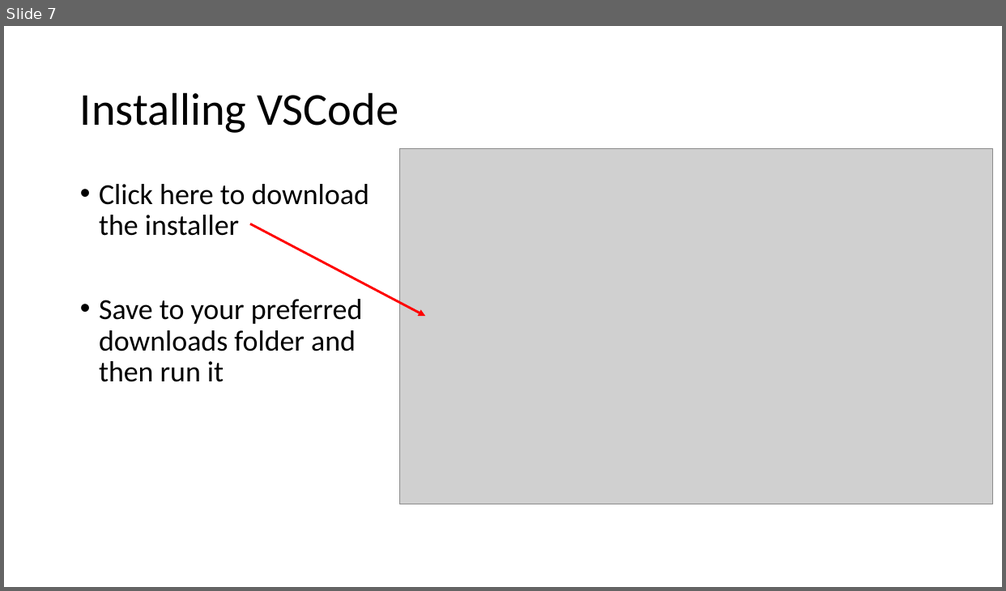
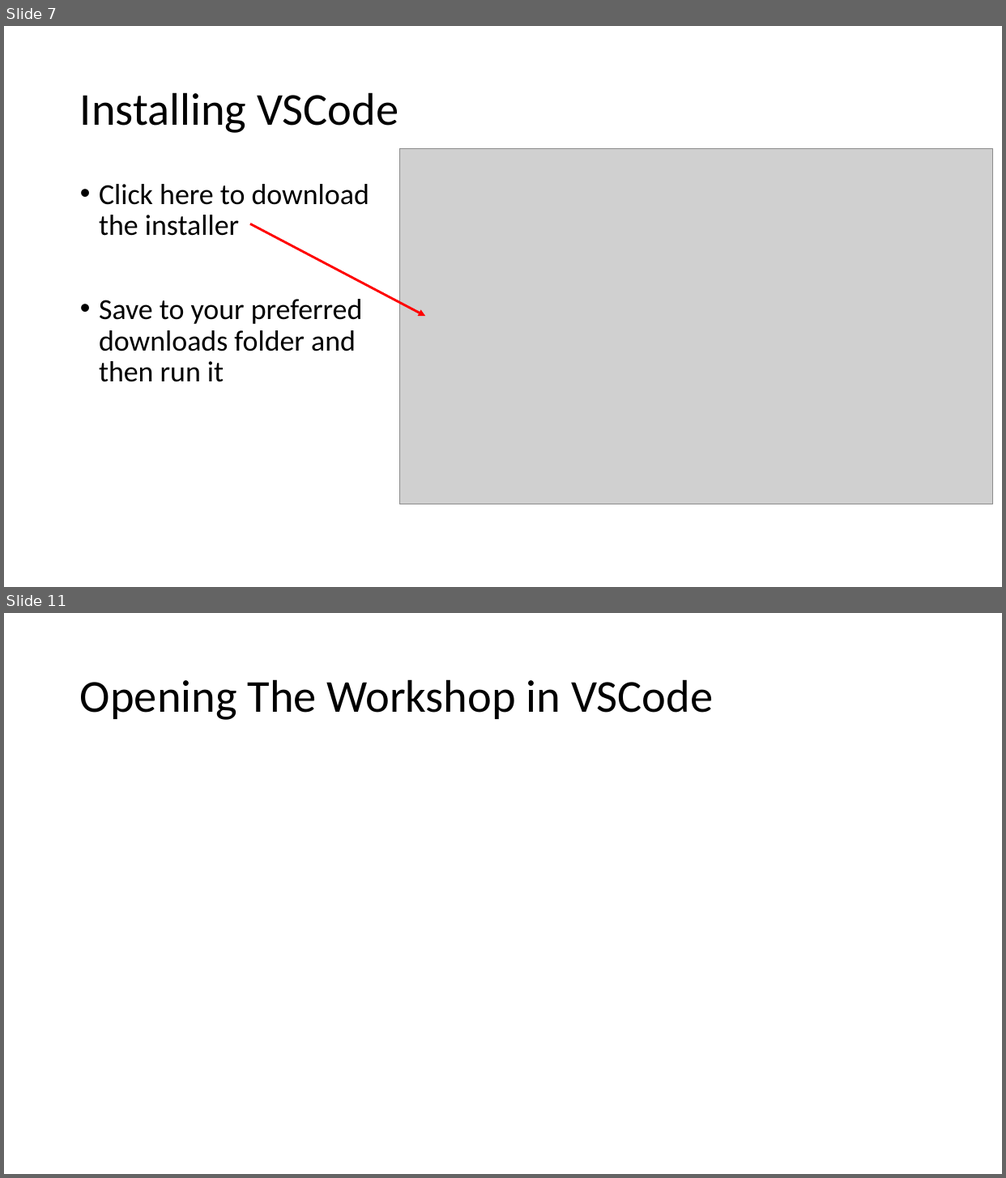
Before and after one commit to samwyss/purdue_win_python_workshop, a slide deck: 1 Getting Started/Chapter 1.pptx. Shown one above the other, each under a label of ours: slide 7 before the commit, slides 7 and 11 after it; the slides between them are not shown. The pictures are 1006x591 and 1006x1178 pixels, drawn with LibreOffice and Linux fonts; fonts in the diff are those of the drawing; grey boxes stand for pictures. Boxes give left, top, right and bottom in pixels: in the first picture for what was removed or moved away, otherwise in the second. Text is boxed around its words. In the diff, an @@ line names an element or a change of style, - is before the commit and + after.

```diff
--- a/1 Getting Started/Chapter 1.pptx
+++ b/1 Getting Started/Chapter 1.pptx
@@ slide 11 added at [4, 613, 1002, 1174], background #FFFFFF @@
@@ title added at [80, 679, 713, 720], 44 pt, text #000000 @@
+Opening The Workshop in VSCode
```
Also in this commit, not shown: 2 slides changed, 2 other slides added.
